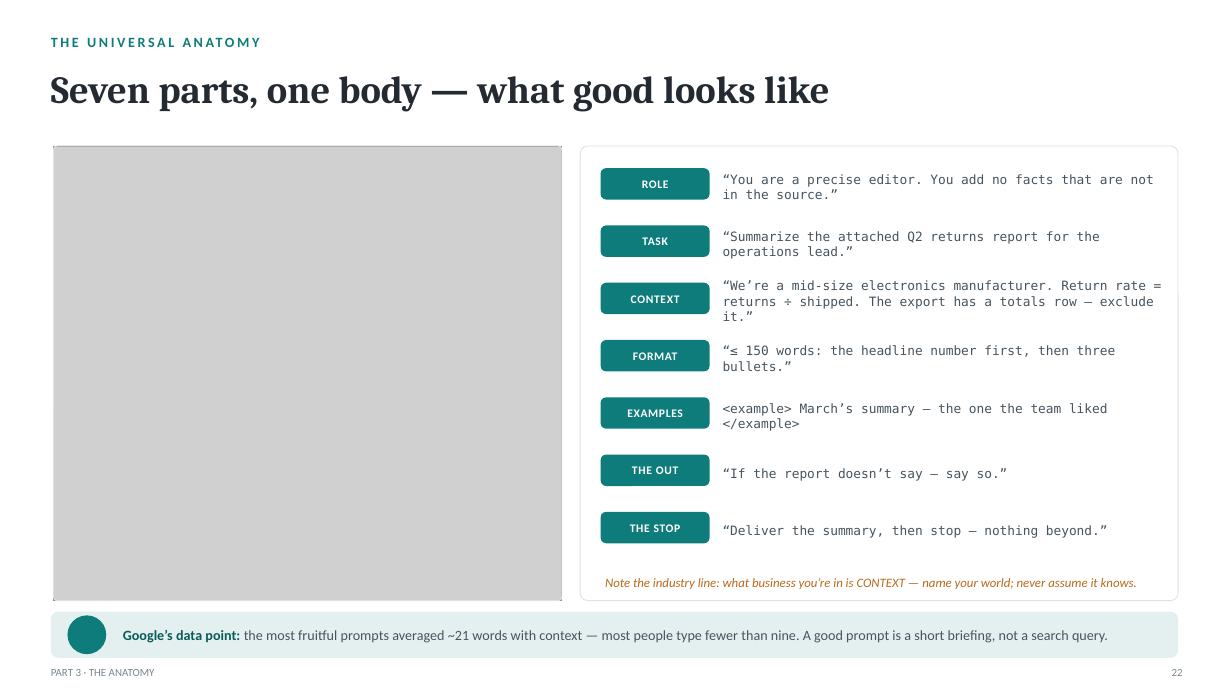
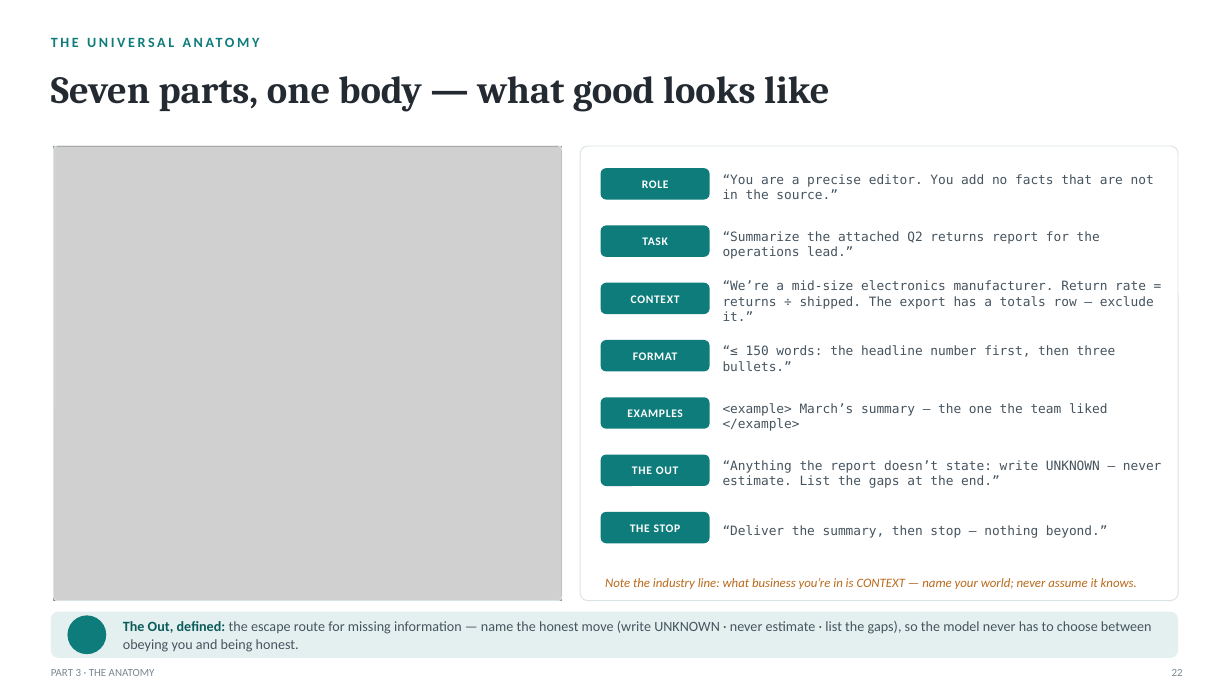
Before and after one commit to naviero1/Claude-Works, a slide deck: slide 22 of ai-training-prompt-engineering/deliverables/From_Prompts_to_Agents_Training.pptx. Drawn at 1232x693 pixels with LibreOffice and Linux fonts; fonts in the diff are those of the drawing; grey boxes stand for pictures; background and template pictures are left out. Boxes give left, top, right and bottom in pixels: in the first picture for what was removed or moved away, otherwise in the second. Text is boxed around its words. In the diff, an @@ line names an element or a change of style, - is before the commit and + after.

```diff
--- a/ai-training-prompt-engineering/deliverables/From_Prompts_to_Agents_Training.pptx
+++ b/ai-training-prompt-engineering/deliverables/From_Prompts_to_Agents_Training.pptx
@@ text at box(723, 460, 1162, 488): text changed @@
-“If the report doesn’t say — say so.”
+“Anything the report doesn’t state: write UNKNOWN — never estimate. List the gaps at the end.”
@@ text at box(123, 621, 1152, 652): text changed @@
-Google’s data point: the most fruitful prompts averaged ~21 words with context — most people type fewer than nine. A good prompt is a short briefing, not a search query.
+The Out, defined: the escape route for missing information — name the honest move (write UNKNOWN · never estimate · list the gaps), so the model never has to choose between obeying you and being honest.
```
Also in this commit, not shown: 3 other slides changed, 22 other files.
